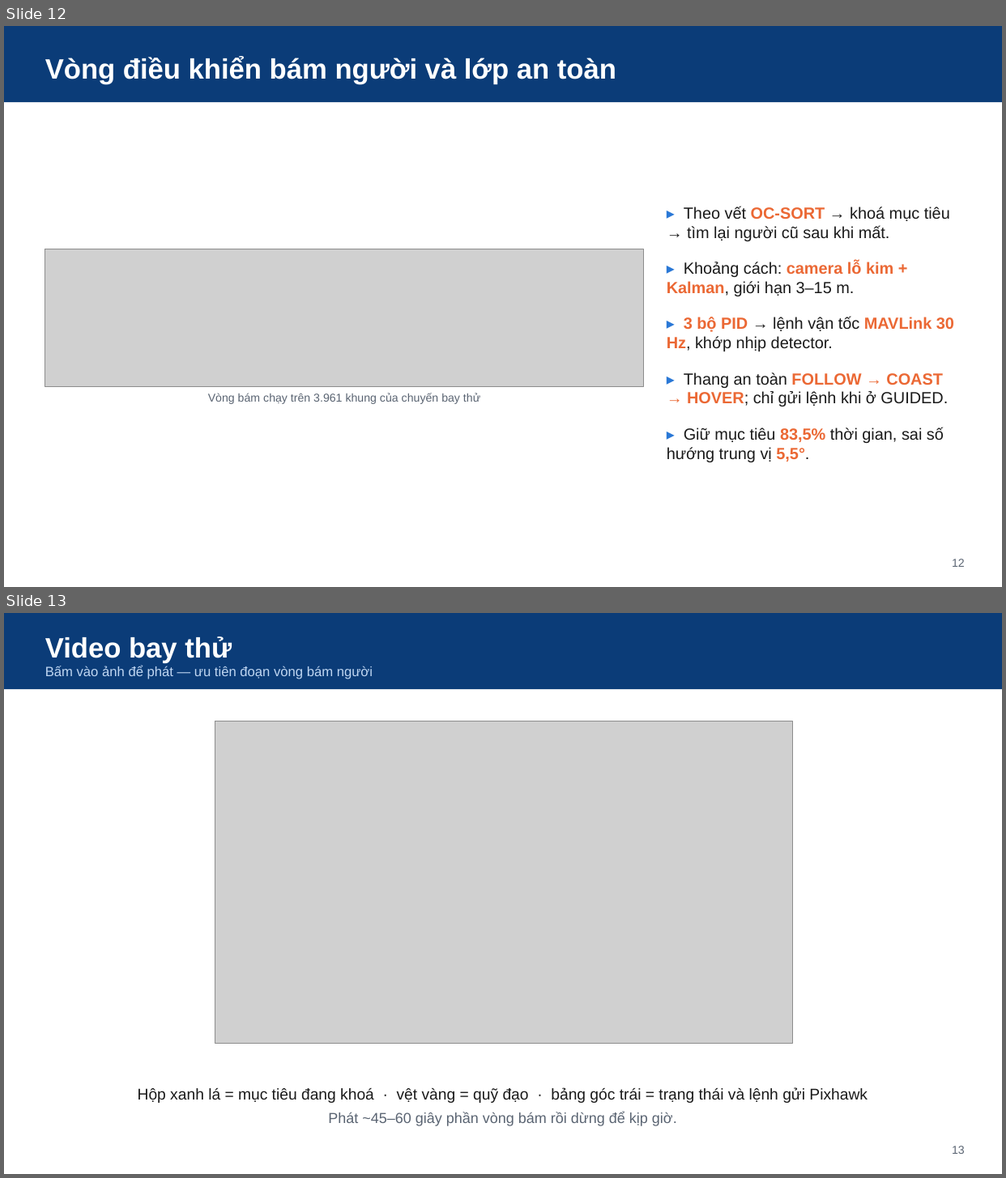
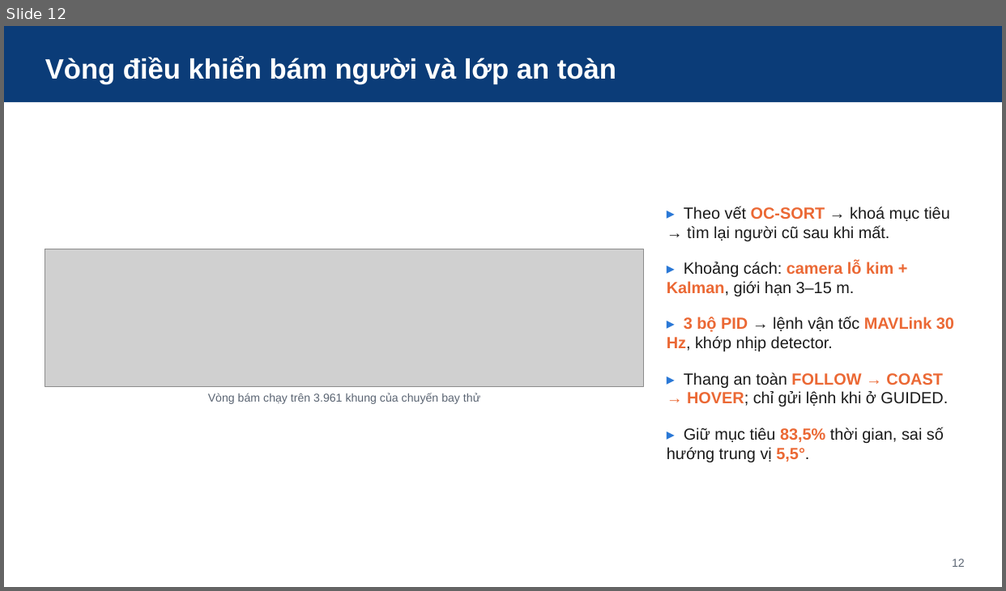
Before and after one commit to NhanHuynh2006/Drone_Following, a slide deck: nckh_SV2026-474/slides/SteadyDet-N_nghiem_thu_nhe.pptx. Shown one above the other, each under a label of ours: slides 12 and 13 before the commit, slide 12 after it. The pictures are 1006x1178 and 1006x591 pixels, drawn with LibreOffice and Linux fonts; fonts in the diff are those of the drawing; grey boxes stand for pictures. Boxes give left, top, right and bottom in pixels: in the first picture for what was removed or moved away, otherwise in the second. Text is boxed around its words. In the diff, an @@ line names an element or a change of style, - is before the commit and + after.

```diff
--- a/nckh_SV2026-474/slides/SteadyDet-N_nghiem_thu_nhe.pptx
+++ b/nckh_SV2026-474/slides/SteadyDet-N_nghiem_thu_nhe.pptx
@@ slide 13 removed at (x1=4, y1=613, x2=1002, y2=1174), background #FFFFFF @@
@@ rectangle removed at (x1=4, y1=613, x2=1002, y2=689) @@
-Video bay thử
-Bấm vào ảnh để phát — ưu tiên đoạn vòng bám người
@@ picture removed at (x1=215, y1=722, x2=793, y2=1043) @@
@@ text removed at (x1=138, y1=1088, x2=867, y2=1127) @@
-Hộp xanh lá = mục tiêu đang khoá · vệt vàng = quỹ đạo · bảng góc trái = trạng thái và lệnh gửi Pixhawk
-Phát ~45–60 giây phần vòng bám rồi dừng để kịp giờ.
@@ text removed at (x1=952, y1=1146, x2=965, y2=1154) @@
-13
```
Also in this commit, not shown: 1 slide changed, 2 slides added, 8 other files.
